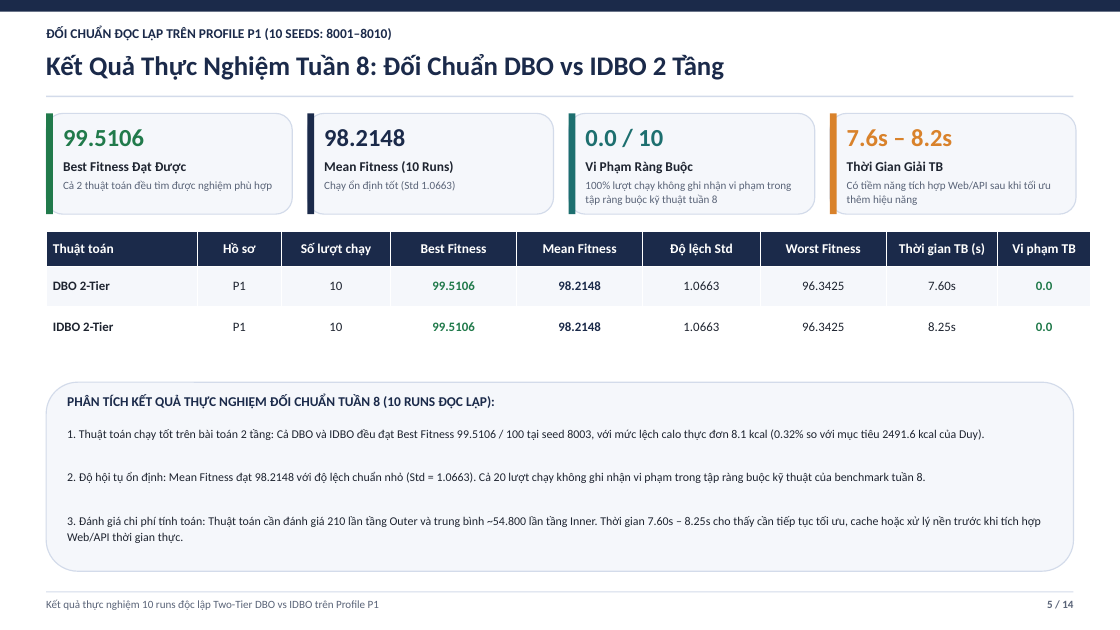
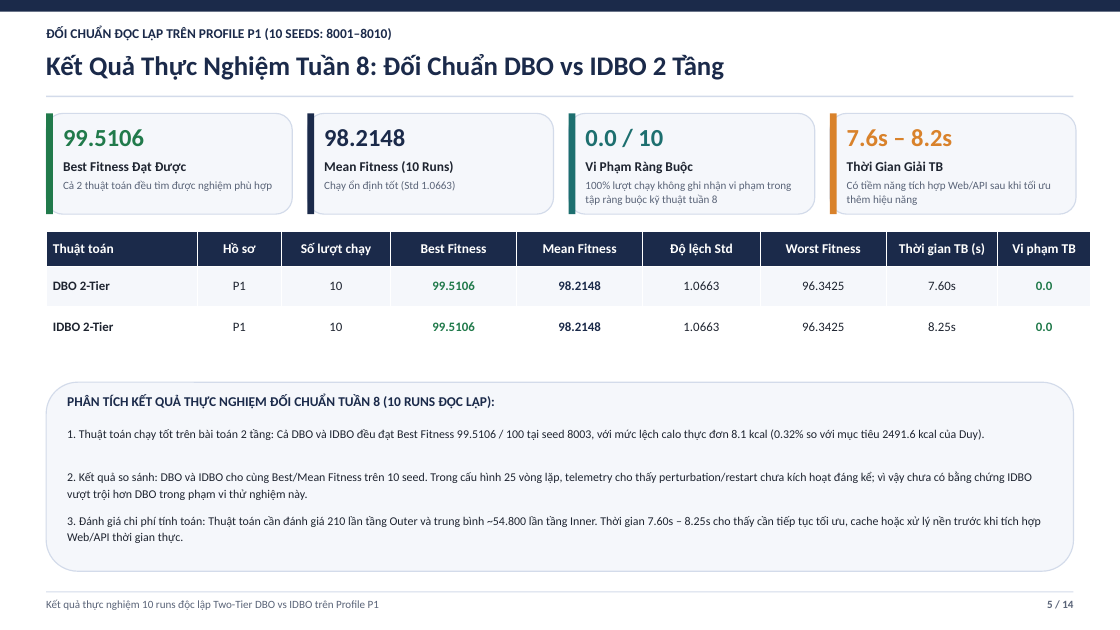
Before and after one commit to duylequang2303/DBO_heathcare, a slide deck: slide 5 of docs/slides/Slide_Bao_Cao_Tuan_8_9_DBO_IDBO.pptx. Drawn at 1120x630 pixels with LibreOffice and Linux fonts; fonts in the diff are those of the drawing. Boxes give left, top, right and bottom in pixels: in the first picture for what was removed or moved away, otherwise in the second. Text is boxed around its words. In the diff, an @@ line names an element or a change of style, - is before the commit and + after.

```diff
--- a/docs/slides/Slide_Bao_Cao_Tuan_8_9_DBO_IDBO.pptx
+++ b/docs/slides/Slide_Bao_Cao_Tuan_8_9_DBO_IDBO.pptx
@@ text at [67, 472, 1032, 500]: text changed @@
-2. Độ hội tụ ổn định: Mean Fitness đạt 98.2148 với độ lệch chuẩn nhỏ (Std = 1.0663). Cả 20 lượt chạy không ghi nhận vi phạm trong tập ràng buộc kỹ thuật của benchmark tuần 8.
+2. Kết quả so sánh: DBO và IDBO cho cùng Best/Mean Fitness trên 10 seed. Trong cấu hình 25 vòng lặp, telemetry cho thấy perturbation/restart chưa kích hoạt đáng kể; vì vậy chưa có bằng chứng IDBO vượt trội hơn DBO trong phạm vi thử nghiệm này.
```
Also in this commit, not shown: 3 other slides changed, 2 other files.
